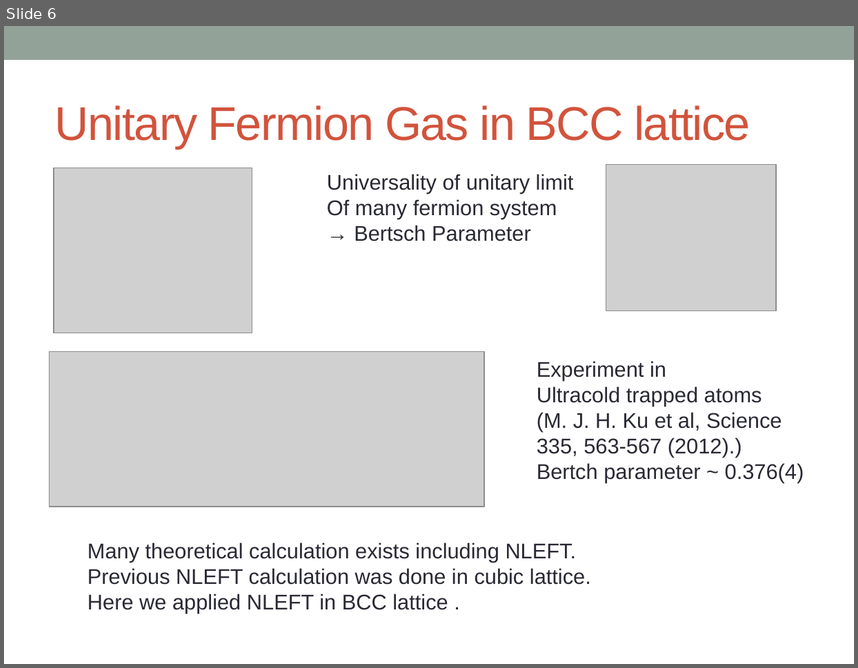
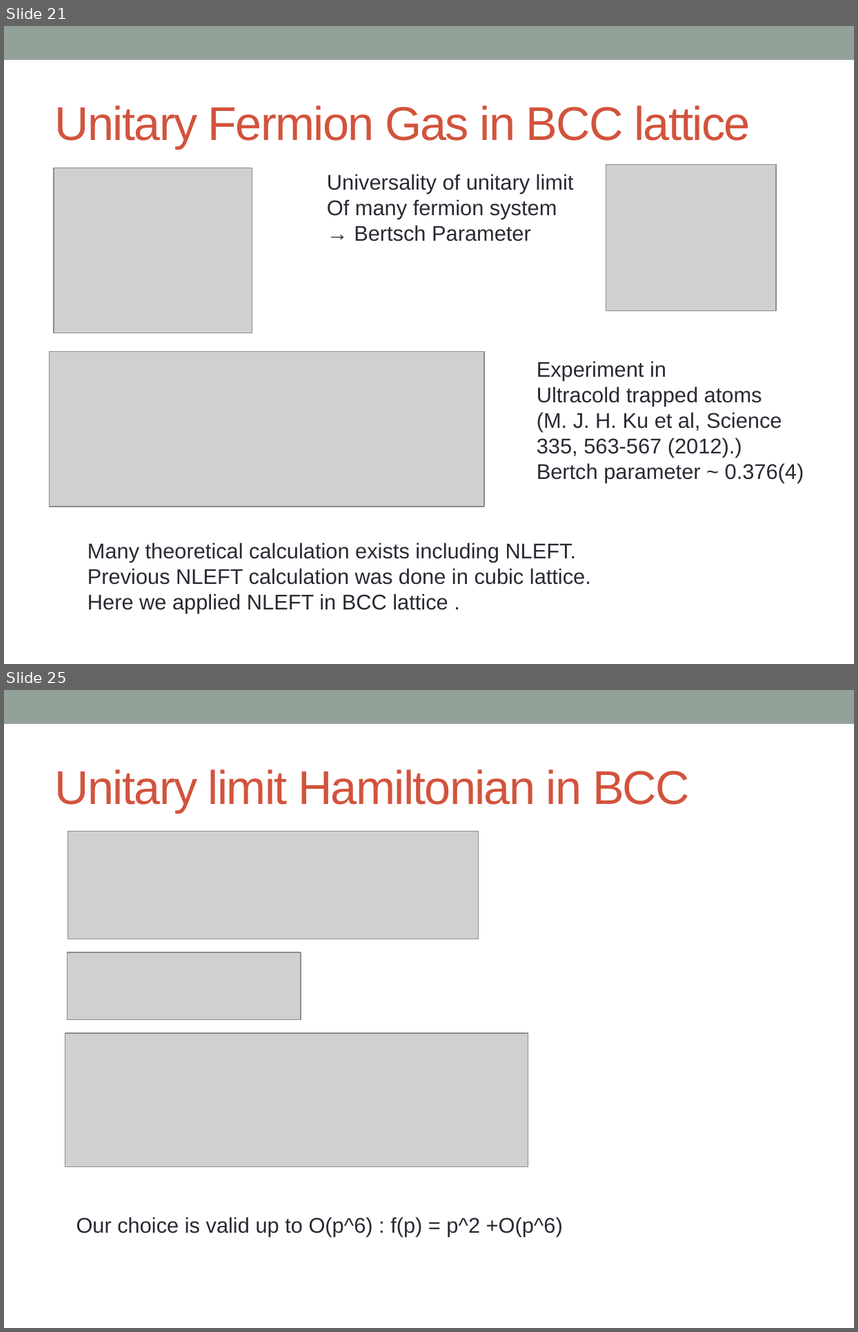
Before and after one commit to alphacentaury-github/NPSS2020, a slide deck: 20211002_BCC_OMEG.pptx. Shown one above the other, each under a label of ours: slide 6 before the commit, slides 21 and 25 after it; the slides between them are not shown. The pictures are 858x668 and 858x1332 pixels, drawn with LibreOffice and Linux fonts; fonts in the diff are those of the drawing; grey boxes stand for pictures. Boxes give left, top, right and bottom in pixels: in the first picture for what was removed or moved away, otherwise in the second. Text is boxed around its words. In the diff, an @@ line names an element or a change of style, - is before the commit and + after.

```diff
--- a/20211002_BCC_OMEG.pptx
+++ b/20211002_BCC_OMEG.pptx
@@ slide 25 added at [4, 690, 854, 1328], background #FFFFFF; not listed: 1 template element that a slide beside it also shows @@
@@ title added at [55, 769, 690, 813], 40 pt, text #D2533C @@
+Unitary limit Hamiltonian in BCC
@@ picture added at [67, 831, 478, 939] @@
@@ picture added at [67, 952, 301, 1019] @@
@@ picture added at [65, 1032, 528, 1166] @@
@@ text added at [76, 1216, 563, 1236], 18 pt, text #292934 @@
+Our choice is valid up to O(p^6) : f(p) = p^2 +O(p^6)
@@ what was slide 6 is now slide 21 @@
```
Also in this commit, not shown: 6 slides changed, 18 other slides added, 5 slides removed.
